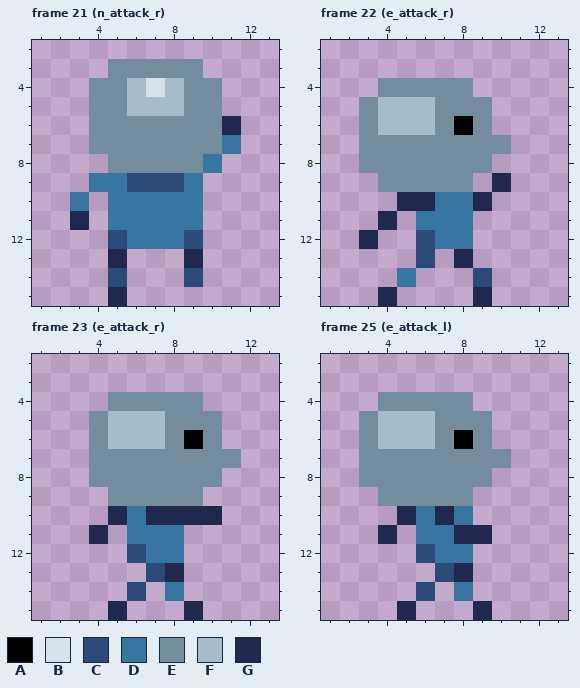
Edited in one commit: pixel-art file (Assets/Sprites/Player/player.aseprite). The picture above is the old version.
16x16 pixels, 27 frames. Shown: frame 21 (n_attack_r): x 1..13, y 2..15; frame 22 (e_attack_r): x 1..13, y 2..15; frame 23 (e_attack_r): x 1..13, y 2..15; frame 25 (e_attack_l): x 1..13, y 2..15. The commit also changed other frames, which this record leaves out.
Palette (. is transparent): A #000000  B #d6e1e9  C #2c4a78  D #3875a1  E #738d9d  F #a7bcc9  G #20284e
Now the later version:
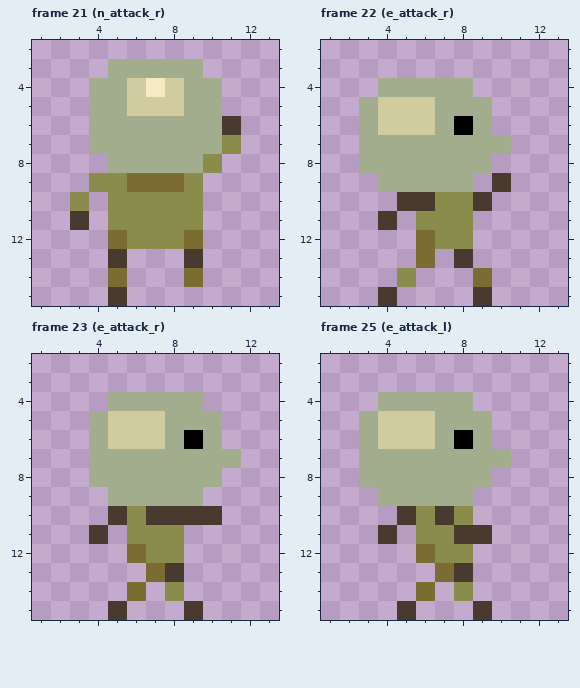
The exact change:
{"colour":"B","old":"#d6e1e9","new":"#f7e9c4"}
{"colour":"C","old":"#2c4a78","new":"#7b6d31"}
{"colour":"D","old":"#3875a1","new":"#8a8c4c"}
{"colour":"E","old":"#738d9d","new":"#a1ad8c"}
{"colour":"F","old":"#a7bcc9","new":"#d1cba0"}
{"colour":"G","old":"#20284e","new":"#483a2e"}
{"where": "frame 22 (e_attack_r)"}
{"frame":22,"y":12,"x":3,"old":"G","new":"."}
